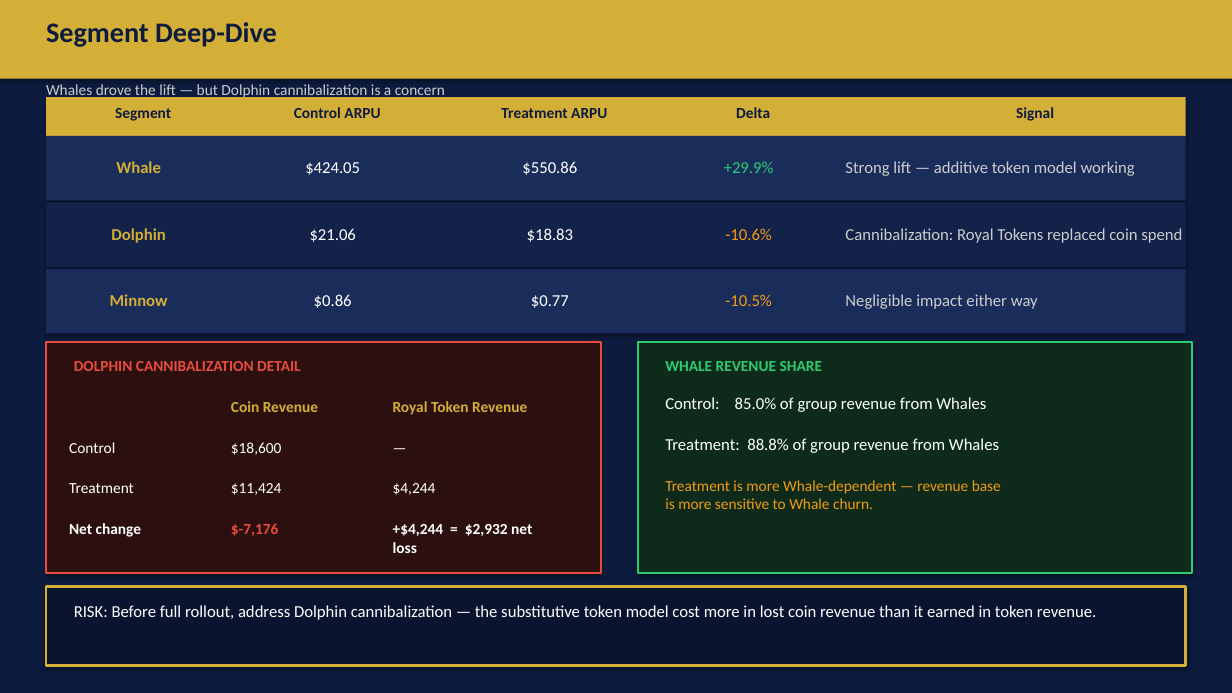
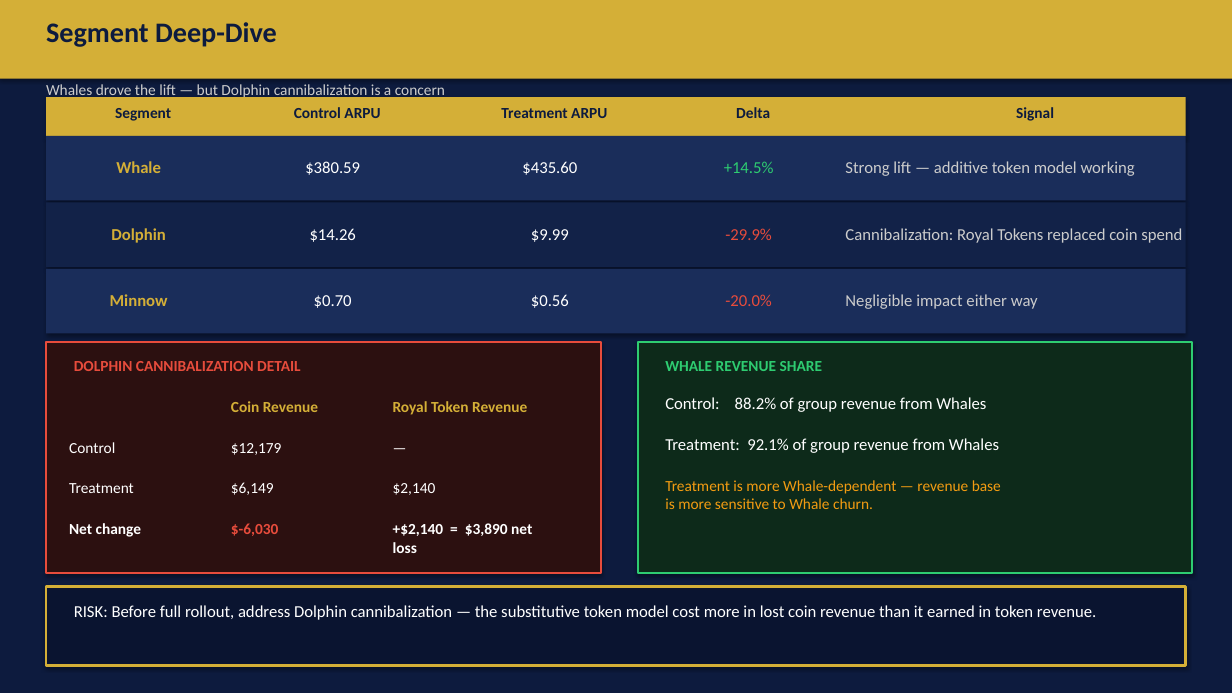
Before and after one commit to DannyEzersky/royal-flush-casino, a slide deck: slide 6 of exports/royal_spin_ab_test.pptx. Drawn at 1232x693 pixels with LibreOffice and Linux fonts; fonts in the diff are those of the drawing. Boxes give left, top, right and bottom in pixels: in the first picture for what was removed or moved away, otherwise in the second. Text is boxed around its words. In the diff, an @@ line names an element or a change of style, - is before the commit and + after.

```diff
--- a/exports/royal_spin_ab_test.pptx
+++ b/exports/royal_spin_ab_test.pptx
@@ text at box(305, 161, 360, 175): text changed @@
-$424.05
+$380.59
@@ text at box(522, 161, 577, 175): text changed @@
-$550.86
+$435.60
@@ text added at box(724, 161, 774, 173), 13 pt, text #2ECC71 @@
++14.5%
@@ text at box(310, 228, 356, 242): text changed @@
-$21.06
+$14.26
@@ text at box(531, 229, 569, 242): text changed @@
-$18.83
+$9.99
@@ text at box(725, 228, 772, 240): text changed; text colour #2ECC71 to #E74C3C @@
-+29.9%
+-29.9%
@@ text removed at box(725, 228, 772, 240) @@
--10.6%
@@ text at box(314, 295, 352, 308): text changed @@
-$0.86
+$0.70
@@ text at box(531, 294, 569, 308): text changed @@
-$0.77
+$0.56
@@ text at box(725, 294, 772, 306): text changed; text colour #F39C12 to #E74C3C @@
--10.5%
+-20.0%
@@ text at box(665, 397, 986, 412): text changed @@
-Control: 85.0% of group revenue from Whales
+Control: 88.2% of group revenue from Whales
@@ text at box(231, 443, 282, 455): text changed @@
-$18,600
+$12,179
@@ text at box(665, 438, 999, 453): text changed @@
-Treatment: 88.8% of group revenue from Whales
+Treatment: 92.1% of group revenue from Whales
@@ text at box(231, 482, 274, 495): text changed @@
-$11,424
+$6,149
@@ text at box(393, 483, 436, 495): text changed @@
-$4,244
+$2,140
@@ text at box(231, 523, 279, 536): text changed @@
-$-7,176
+$-6,030
@@ text at box(393, 523, 532, 553): text changed @@
-+$4,244 = $2,932 net loss
++$2,140 = $3,890 net loss
```
Also in this commit, not shown: 7 other slides changed, 8 other files.
